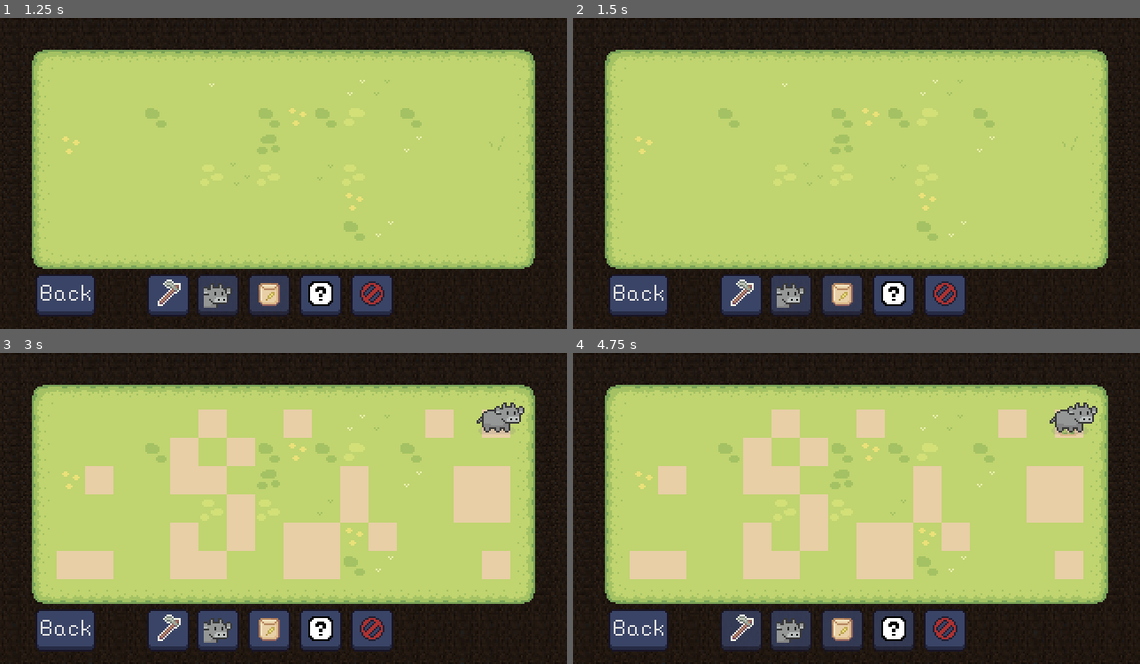
Above: before the commit, frames 1-4 (two rows, left to right).
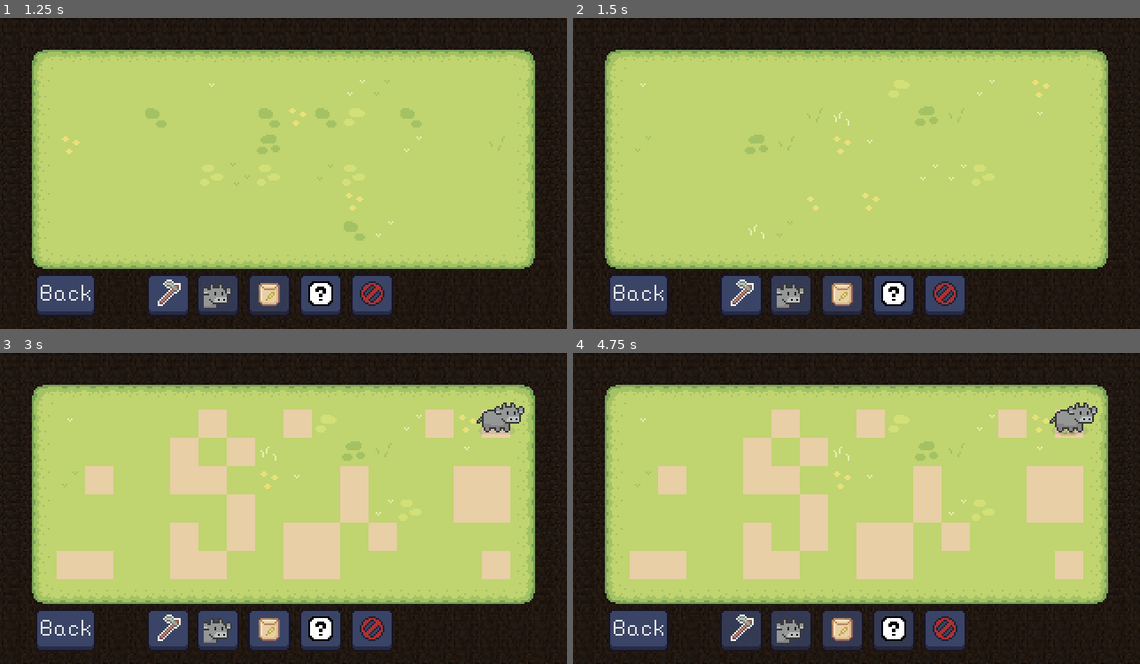
Above: after the commit, the same moments.

Repository: naixsu/CARABAO
Game: Godot game, scene res://Scenes/Menu.tscn
The game is run twice, just before and just after one commit, with the same random seed, the same clock (stepped at 60 frames per second) and the same inputs.
Inputs (mouse positions are in pixels of both pictures, inside the frame that each line leads up to):
- Up to frame 1 (1.25 s): click "Play" at 0.5 s
- Up to frame 2 (1.5 s): click (947, 294) at 1.25 s
- Up to frame 3 (3 s): click (170, 629) at 2 s; click (323, 629) at 2.75 s
- Up to frame 4 (4.75 s): click (788, 629) at 3.5 s; click (845, 629) at 4.25 s

Frame 1 is identical in both runs. In frame 2, 1.4% of the frame differs, in the area x 10-90%, y 19-72%; in frame 3, 1.1%; in frame 4, 1.1%.

Commit message:
Make cancel button reset states
Surely this is the last push

Diff:
--- a/Scripts/TileMap.gd
+++ b/Scripts/TileMap.gd
@@ -88,6 +88,7 @@
 func _ready():
 	# Init
 	# Godot does cols first
+	AudioManager.play_sound("mainGame")
 	init()
 
 
@@ -302,6 +303,8 @@
 	erase_layer_tiles(tilemapLayers["overlay"])
 
 	if radius == 1:
+		if mainCarabao == null:
+			return
 		overlayTiles.append(mainCarabao.pos)
 		check_for_tilled()
 		if currentState == State.LOOKING:
@@ -405,10 +408,10 @@
 func disable_button_on_state():
 	match currentState:
 		State.SETUP:
-			#hoeButton.disabled = true
+			hoeButton.disabled = false
 			plantButton.disabled = true
 			carabaoButton.disabled = true
-			#randomButton.disabled = true
+			randomButton.disabled = false
 
 		State.TILLING:
 			if not carabaoSpawned:
@@ -545,7 +548,6 @@
 
 
 func init():
-	AudioManager.play_sound("mainGame")
 	disable_button_on_state()
 	for col in cols:
 		for row in rows:
@@ -635,7 +637,8 @@
 	AudioManager.play_sound("clickSound")
 	AudioManager.play_sound("clearSound")
 	clear_tiles()
-	set_state(State.TILLING)
+	init()
+	set_state(State.SETUP)
 
 
 func _on_back_button_pressed():
